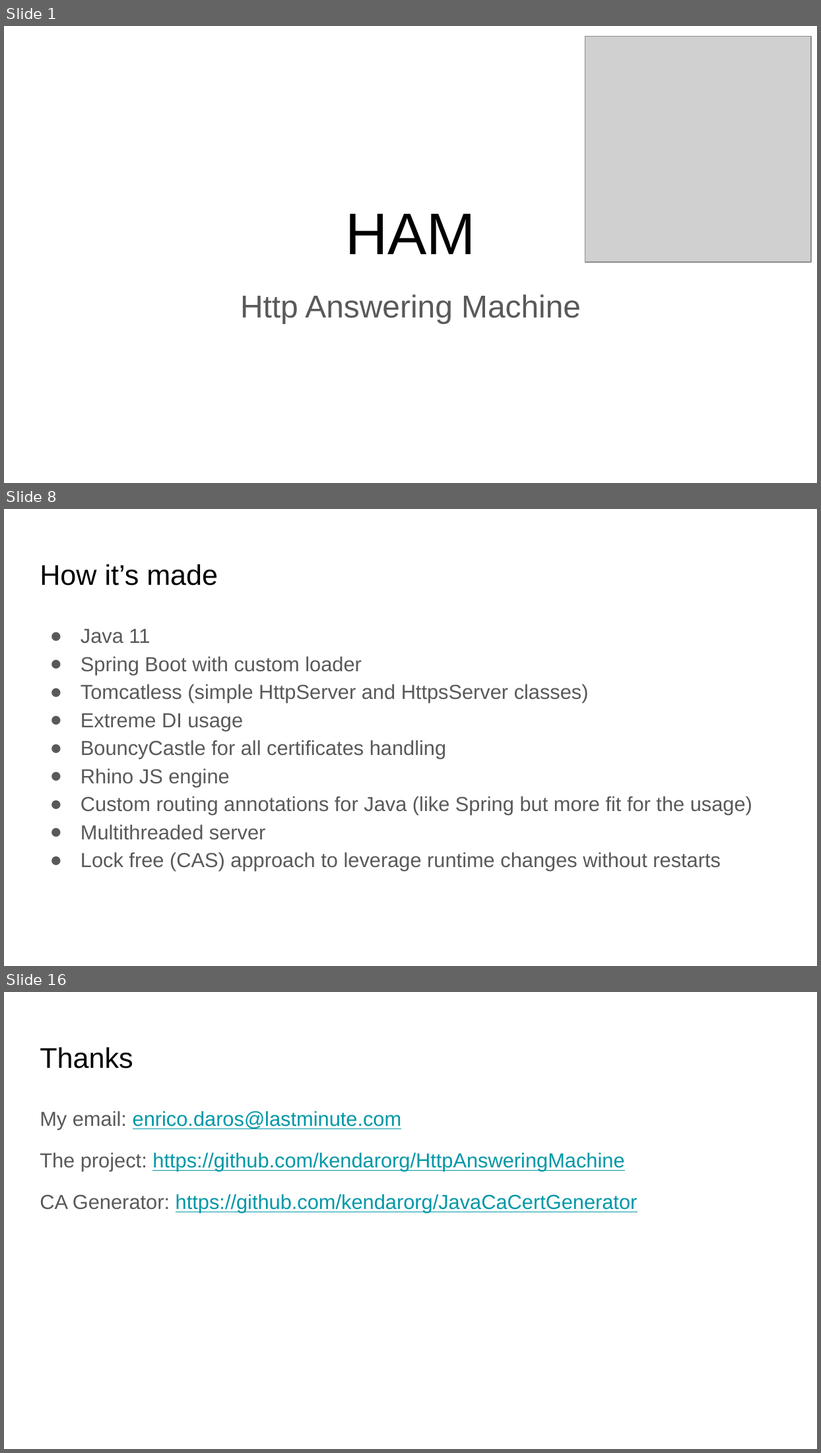
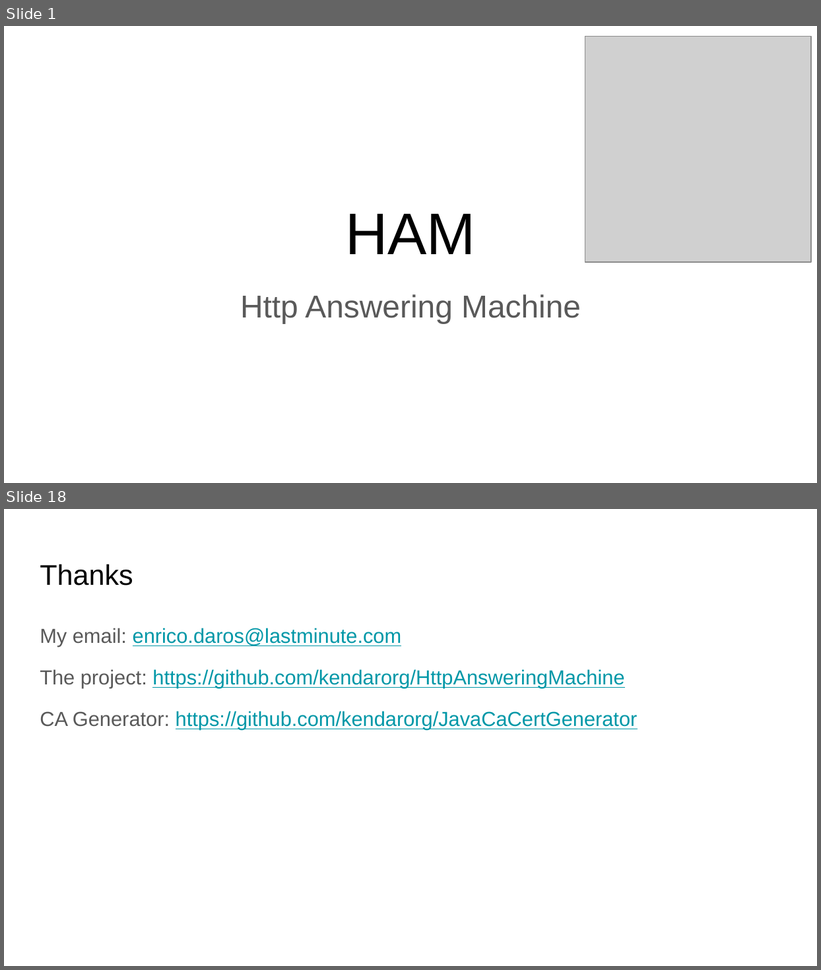
Before and after one commit to kendarorg/HttpAnsweringMachine, a slide deck: docs/HAM.pptx. Shown one above the other, each under a label of ours: slides 1, 8 and 16 before the commit, slides 1 and 18 after it; the slides between them are not shown. The pictures are 821x1453 and 821x970 pixels, drawn with LibreOffice and Linux fonts; fonts in the diff are those of the drawing; grey boxes stand for pictures. Boxes give left, top, right and bottom in pixels: in the first picture for what was removed or moved away, otherwise in the second. Text is boxed around its words. In the diff, an @@ line names an element or a change of style, - is before the commit and + after.

```diff
--- a/docs/HAM.pptx
+++ b/docs/HAM.pptx
@@ slide 8 removed at (x1=4, y1=509, x2=817, y2=966), background #FFFFFF @@
@@ title removed at (x1=40, y1=564, x2=218, y2=586) @@
-How it’s made
@@ text removed at (x1=81, y1=629, x2=752, y2=871) @@
-● Java 11
-● Spring Boot with custom loader
-● Tomcatless (simple HttpServer and HttpsServer classes)
-● Extreme DI usage
-● BouncyCastle for all certificates handling
-● Rhino JS engine
-● Custom routing annotations for Java (like Spring but more fit for the usage)
-● Multithreaded server
-● Lock free (CAS) approach to leverage runtime changes without restarts
@@ what was slide 16 is now slide 18 @@
```
Also in this commit, not shown: 3 slides changed, 13 slides added, 10 other slides removed, 9 other files.
